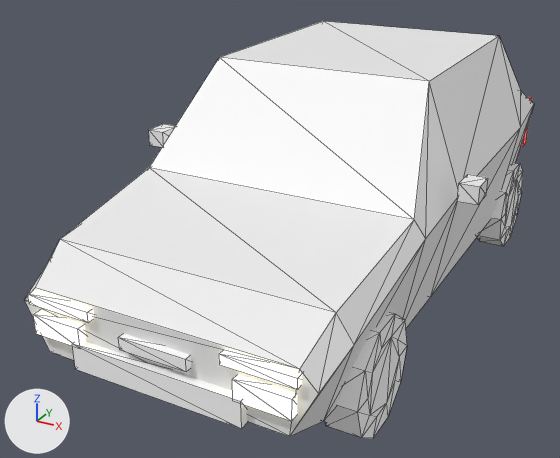
The glTF model assets/car_c1.glb as it was, and as the next commit left it.
Rendered twice from a 50 mm lens placed at (1.76, -3.88, 2.28), pointed at (-0.23, -0.26, 0.47). Every picture has the same lights, and +X, +Y and +Z are marked at lower left. The picture after the commit comes second. Mesh edges are drawn as thin lines. Where no turn or scale is listed for an object, it has been applied to the vertices. Vertices at exactly the same position are counted once.

The scene before the commit, as lines of its bpy script (objects in view):
```python
me_c1_body = bpy.data.meshes.new('C1_Body')
me_c1_body.from_pydata(...)  # 122 vertices, 200 faces; spans x -0.95..0.95, y -1.78..1.77, z 0.28..1.45
# faces by material slot: [76, 52, 48, 24]
me_c1_body.materials.append(mat_body)
me_c1_body.materials.append(mat_detail)
me_c1_body.materials.append(mat_headlight)
me_c1_body.materials.append(mat_taillight)
me_c1_wheelsf = bpy.data.meshes.new('C1_WheelsF')
me_c1_wheelsf.from_pydata(...)  # 80 vertices, 152 faces; spans x -0.77..0.77, y -0.29..0.29, z -0.28..0.28
me_c1_wheelsf.materials.append(mat_detail)
me_c1_wheelsr = bpy.data.meshes.new('C1_WheelsR')
me_c1_wheelsr.from_pydata(...)  # 80 vertices, 152 faces; spans x -0.77..0.77, y -0.29..0.29, z -0.28..0.28
me_c1_wheelsr.materials.append(mat_detail)
ob_c1_body = bpy.data.objects.new('C1_Body', me_c1_body)
ob_c1_body.location = (0.0, 0.0, 0.0)
ob_c1_wheelsf = bpy.data.objects.new('C1_WheelsF', me_c1_wheelsf)
ob_c1_wheelsf.location = (0.0, -1.115, 0.29)
ob_c1_wheelsr = bpy.data.objects.new('C1_WheelsR', me_c1_wheelsr)
ob_c1_wheelsr.location = (0.0, 1.225, 0.29)
```
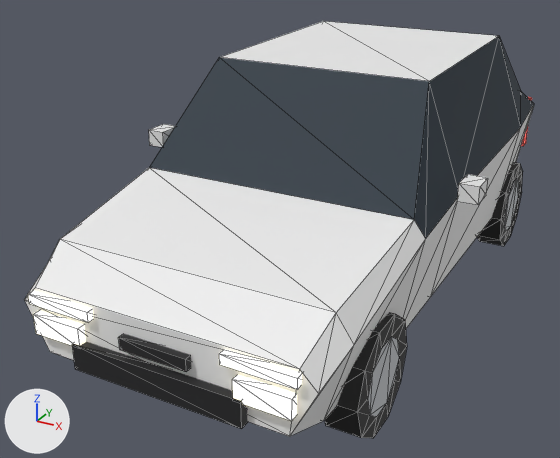
Pixel boxes [x1, y1, x2, y2] of what changed, in the pictures (560 x 458 px):
part 1 of me_c1_body, recoloured (white to black): [72, 334, 248, 429] in both
part 2 of me_c1_body, recoloured (white to dark blue): [149, 36, 534, 239] in both
part 3 of me_c1_wheelsf, recoloured (white to black): [325, 312, 407, 438] in both
part 4 of me_c1_wheelsf, recoloured (white to light grey): [368, 337, 399, 416] in both
part 5 of me_c1_wheelsr, recoloured: [477, 162, 523, 246] in both
part 6 of me_c1_wheelsr, recoloured (white to light grey): [505, 179, 519, 231] in both

The change, as a diff of the scene's bpy script:
```diff
--- a/assets/car_c1.glb.py
+++ b/assets/car_c1.glb.py
@@ me_c1_body @@
 me_c1_body.from_pydata(...)  # 122 vertices, 200 faces; spans x -0.95..0.95, y -1.78..1.77, z 0.28..1.45
 # used by ob_c1_body; location = (0.0, 0.0, 0.0)
+# me_c1_body part 1: 36 faces centred in x -0.43..0.43, y -1.78..1.68, z 0.28..0.57 are repainted in the vertex colours; the middle colour goes from white #ffffff to black #212123
+# me_c1_body part 2: 16 faces centred in x -0.78..0.74, y -0.62..1.38, z 0.88..1.3 are repainted in the vertex colours; the middle colour goes from white #ffffff to dark blue #21303c
 me_c1_body.materials.append(mat_body)
@@ me_c1_wheelsf @@
 me_c1_wheelsf.from_pydata(...)  # 80 vertices, 152 faces; spans x -0.77..0.77, y -0.29..0.29, z -0.28..0.28
 # used by ob_c1_wheelsf; location = (0.0, -1.115, 0.29)
+# me_c1_wheelsf part 3: 120 faces centred in x -0.77..0.77, y -0.27..0.27, z -0.28..0.28 are repainted in the vertex colours; the middle colour goes from white #ffffff to black #1d1d1d
+# me_c1_wheelsf part 4: 32 faces centred in x -0.77..0.77, y -0.16..0.16, z -0.15..0.15 are repainted in the vertex colours; the middle colour goes from white #ffffff to light grey #c4c7cb
 me_c1_wheelsf.materials.append(mat_detail)
@@ me_c1_wheelsr @@
 me_c1_wheelsr.from_pydata(...)  # 80 vertices, 152 faces; spans x -0.77..0.77, y -0.29..0.29, z -0.28..0.28
 # used by ob_c1_wheelsr; location = (0.0, 1.225, 0.29)
+# me_c1_wheelsr part 5: 120 faces centred in x -0.77..0.77, y -0.27..0.27, z -0.28..0.28 are repainted in the vertex colours; the middle colour goes from white #ffffff to black #1d1d1d
+# me_c1_wheelsr part 6: 32 faces centred in x -0.77..0.77, y -0.16..0.16, z -0.15..0.15 are repainted in the vertex colours; the middle colour goes from white #ffffff to light grey #c4c7cb
 me_c1_wheelsr.materials.append(mat_detail)
```
